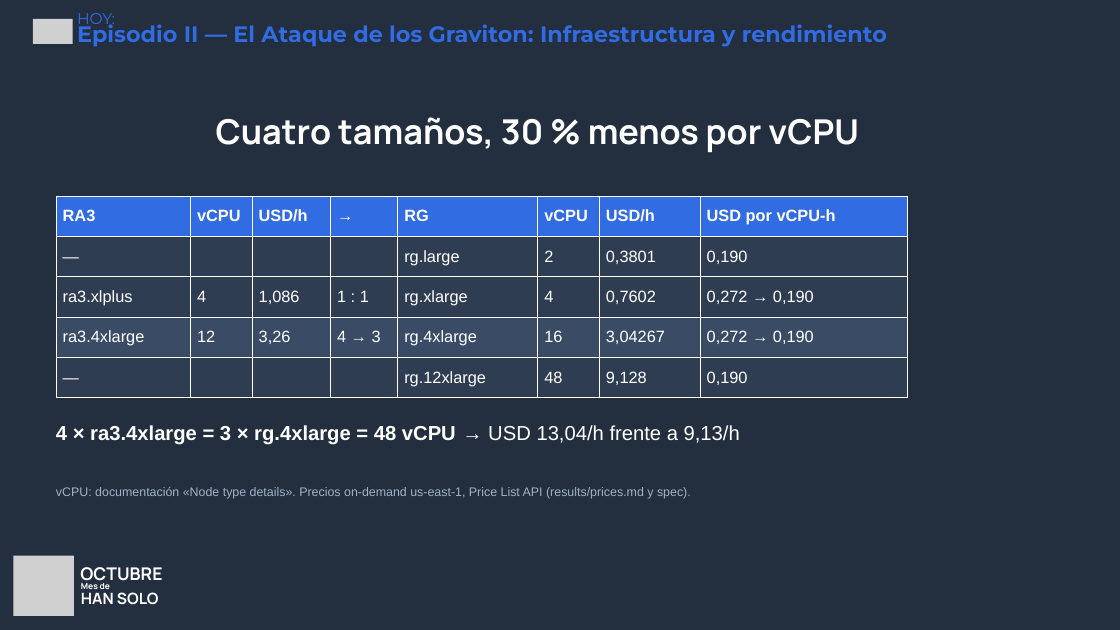
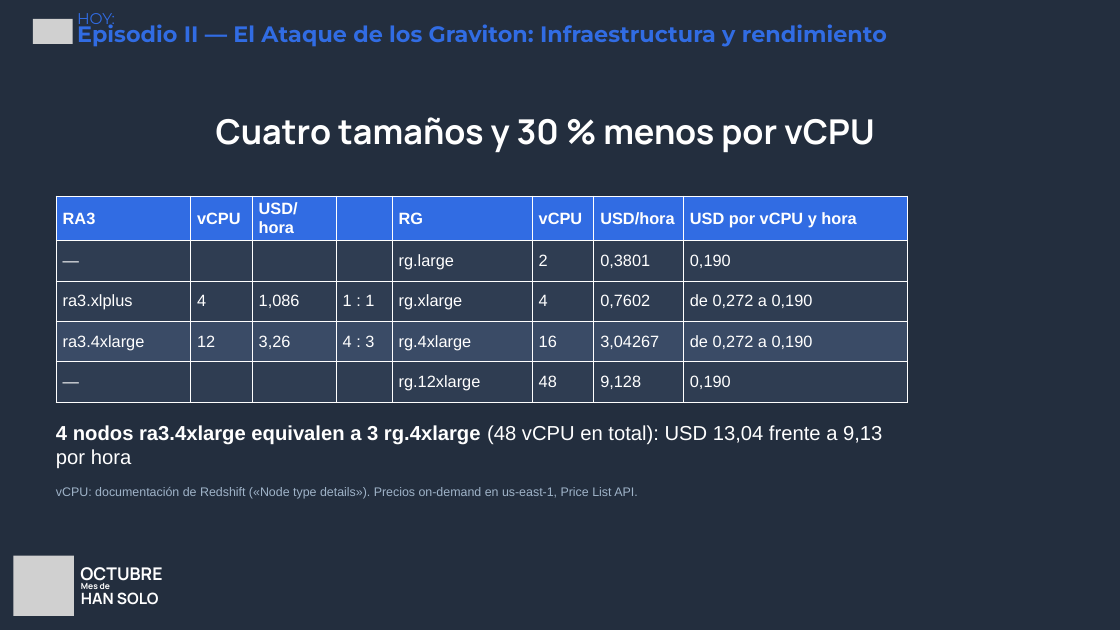
Before and after one commit to andrezc98/redshift-redemption, a slide deck: slide 7 of slides/redshift-redemption.pptx. Drawn at 1120x630 pixels with LibreOffice and Linux fonts; fonts in the diff are those of the drawing; grey boxes stand for pictures; background and template pictures are left out. Boxes give left, top, right and bottom in pixels: in the first picture for what was removed or moved away, otherwise in the second. Text is boxed around its words. In the diff, an @@ line names an element or a change of style, - is before the commit and + after.

```diff
--- a/slides/redshift-redemption.pptx
+++ b/slides/redshift-redemption.pptx
@@ text at (216, 117, 875, 153): text changed @@
-Cuatro tamaños, 30 % menos por vCPU
+Cuatro tamaños y 30 % menos por vCPU
@@ table at (56, 196, 907, 398) @@
-row 1: RA3 | vCPU | USD/h | → | RG | vCPU | USD/h | USD por vCPU-h
+row 1: RA3 | vCPU | USD/hora |  | RG | vCPU | USD/hora | USD por vCPU y hora
-row 3, column 8: 0,272 → 0,190
+row 3, column 8: de 0,272 a 0,190
-row 4, column 4: 4 → 3
+row 4, column 4: 4 : 3
-row 4, column 8: 0,272 → 0,190
+row 4, column 8: de 0,272 a 0,190
@@ text at (56, 425, 882, 468): text changed; bold off @@
-4 × ra3.4xlarge = 3 × rg.4xlarge = 48 vCPU → USD 13,04/h frente a 9,13/h
+4 nodos ra3.4xlarge equivalen a 3 rg.4xlarge (48 vCPU en total): USD 13,04 frente a 9,13 por hora
@@ text at (56, 487, 637, 499): text changed @@
-vCPU: documentación «Node type details». Precios on-demand us-east-1, Price List API (results/prices.md y spec).
+vCPU: documentación de Redshift («Node type details»). Precios on-demand en us-east-1, Price List API.
```
Also in this commit, not shown: 28 other slides changed, 5 other files.
